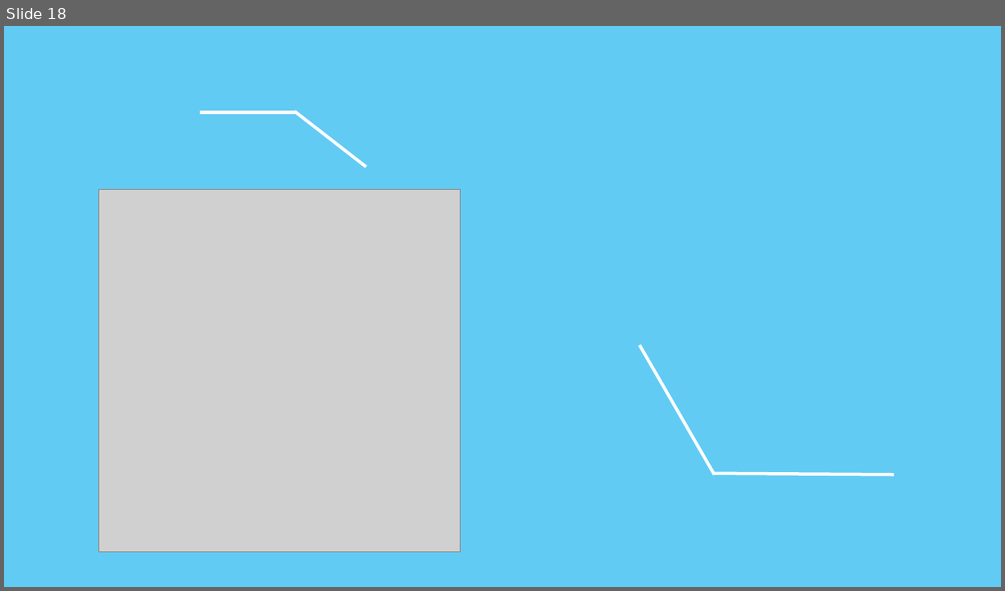
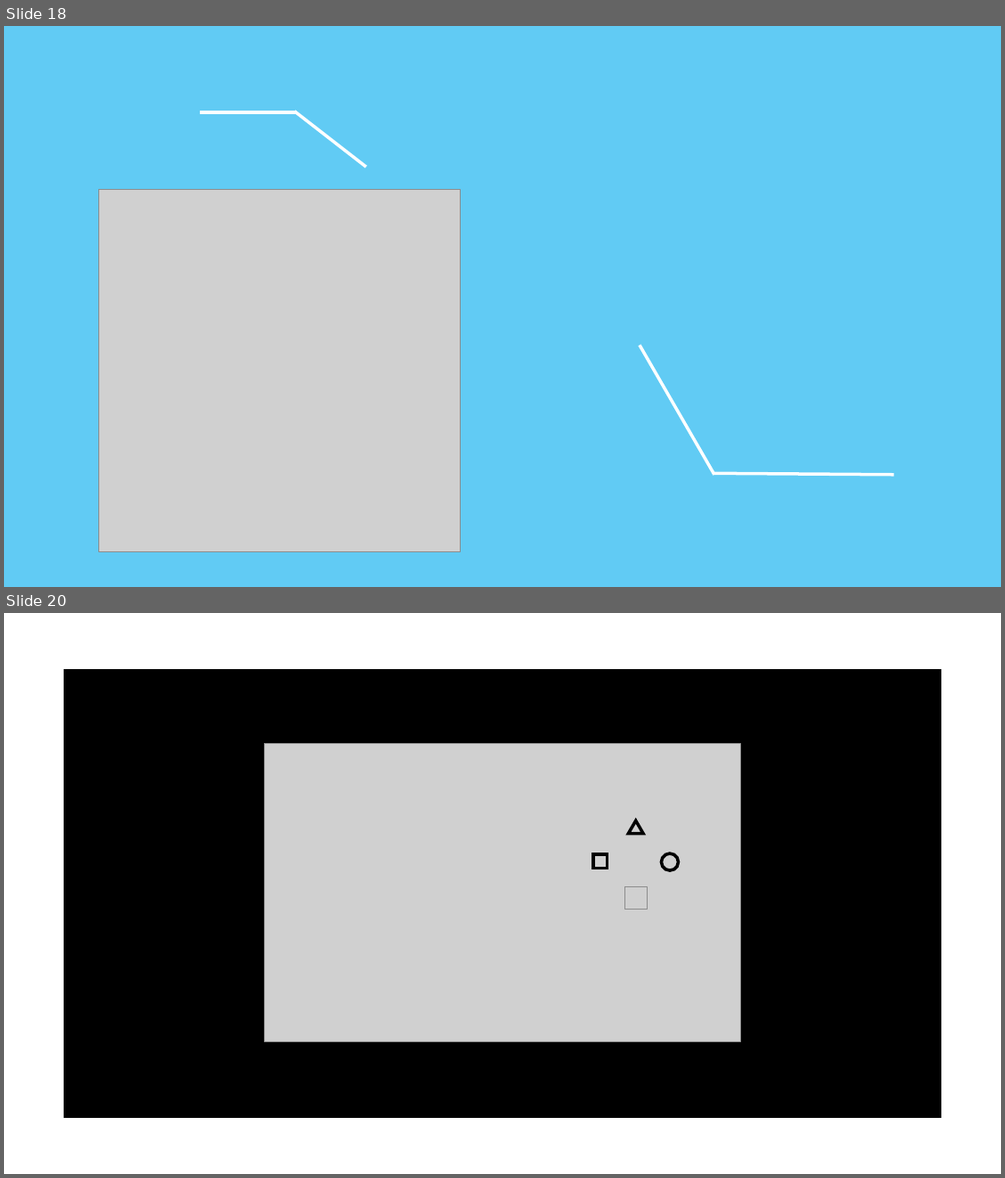
Before and after one commit to ShrutiSabbanii/VRHorror, a slide deck: SRS.pptx. Shown one above the other, each under a label of ours: slide 18 before the commit, slides 18 and 20 after it; the slides between them are not shown. The pictures are 1005x591 and 1005x1178 pixels, drawn with LibreOffice and Linux fonts; fonts in the diff are those of the drawing; grey boxes stand for pictures. Boxes give left, top, right and bottom in pixels: in the first picture for what was removed or moved away, otherwise in the second. Text is boxed around its words. In the diff, an @@ line names an element or a change of style, - is before the commit and + after.

```diff
--- a/SRS.pptx
+++ b/SRS.pptx
@@ slide 20 added at (x1=4, y1=613, x2=1001, y2=1174), background #FFFFFF @@
@@ rectangle added at (x1=65, y1=670, x2=940, y2=1116), fill #000000, outline #000000 1.5 pt @@
@@ picture added at (x1=264, y1=743, x2=741, y2=1041) @@
@@ triangle added at (x1=629, y1=821, x2=643, y2=834), outline #000000 3 pt @@
@@ rectangle added at (x1=593, y1=854, x2=607, y2=868), outline #000000 3 pt @@
@@ ellipse added at (x1=662, y1=854, x2=679, y2=871), outline #000000 3 pt @@
@@ picture added at (x1=624, y1=886, x2=647, y2=908) @@
```
Also in this commit, not shown: 1 slide changed, 4 other slides added, 1 slide removed.
